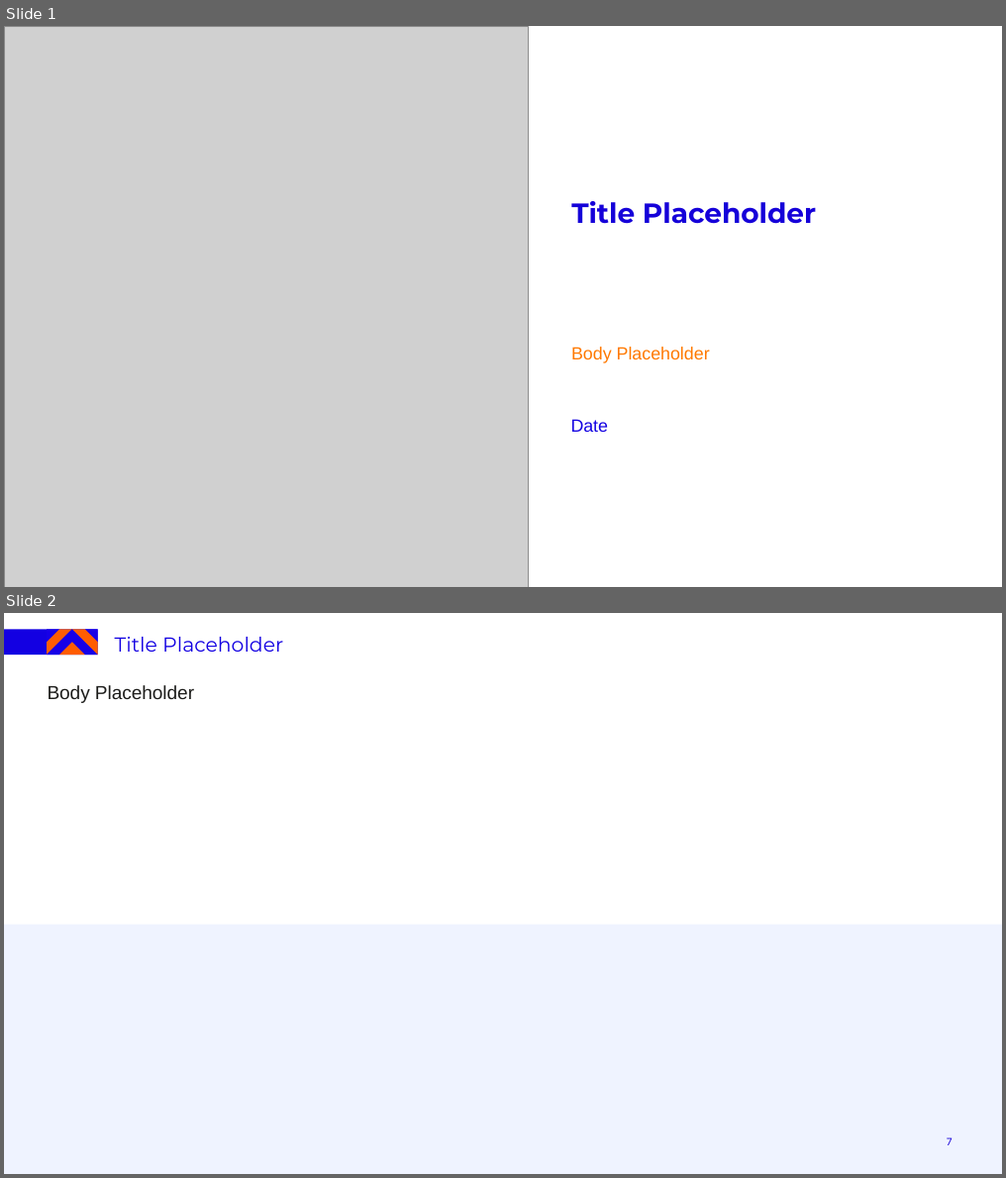
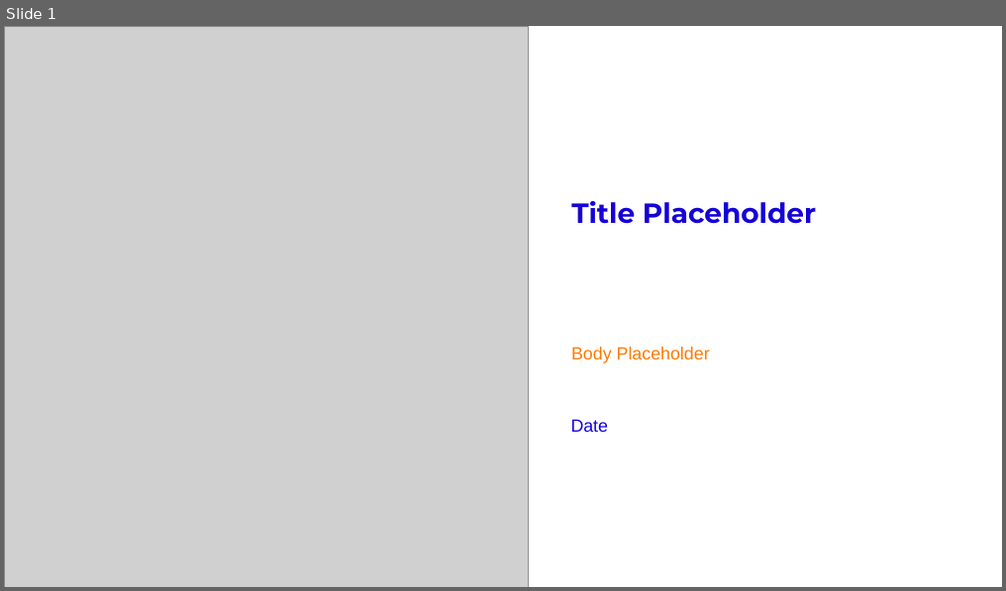
Before and after one commit to nurfarahfaiqah/ai-initiative-agent, a slide deck: template_exec_deck.pptx. Shown one above the other, each under a label of ours: slides 1 and 2 before the commit, slide 1 after it. The pictures are 1006x1178 and 1006x591 pixels, drawn with LibreOffice and Linux fonts; fonts in the diff are those of the drawing; grey boxes stand for pictures; background and template pictures are left out. Boxes give left, top, right and bottom in pixels: in the first picture for what was removed or moved away, otherwise in the second. Text is boxed around its words. In the diff, an @@ line names an element or a change of style, - is before the commit and + after.

```diff
--- a/template_exec_deck.pptx
+++ b/template_exec_deck.pptx
@@ slide 2 removed at (x1=4, y1=613, x2=1002, y2=1174), background #FFFFFF @@
@@ group removed at (x1=4, y1=630, x2=97, y2=655): 9 freeform shapes @@
@@ text removed at (x1=115, y1=637, x2=283, y2=652) @@
-Title Placeholder
@@ text removed at (x1=48, y1=685, x2=194, y2=703) @@
-Body Placeholder
@@ freeform shape removed at (x1=4, y1=924, x2=1002, y2=1174) @@
@@ text removed at (x1=946, y1=1138, x2=952, y2=1146) @@
-7
```
Also in this commit, not shown: 6 slides added, 5 other slides removed.
